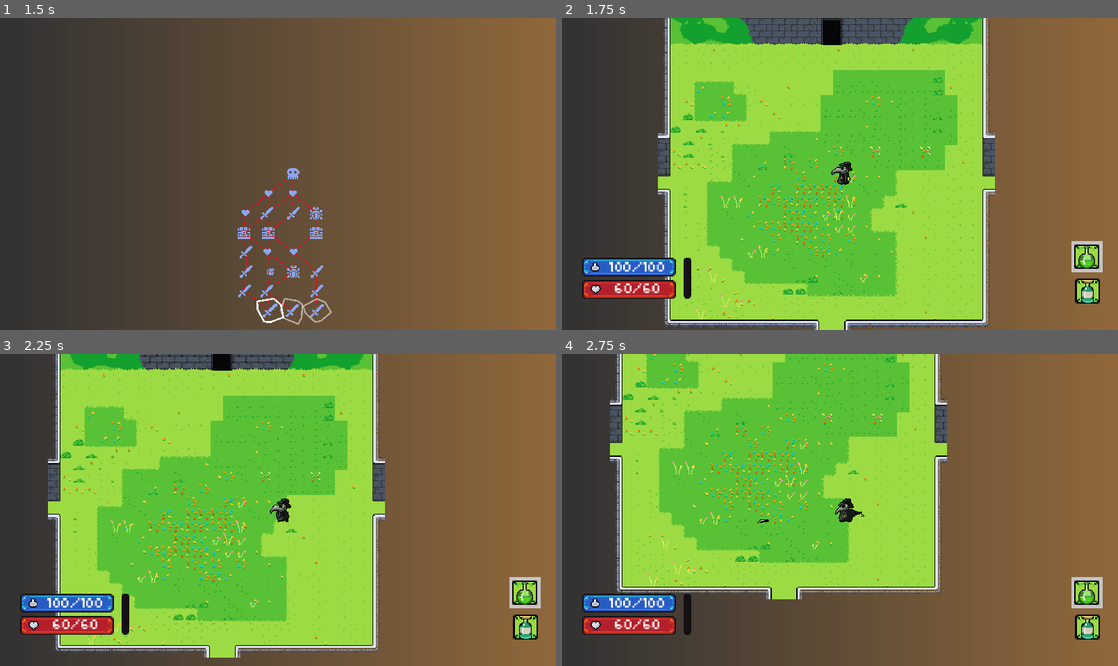
Above: before the commit, frames 1-4 (two rows, left to right).
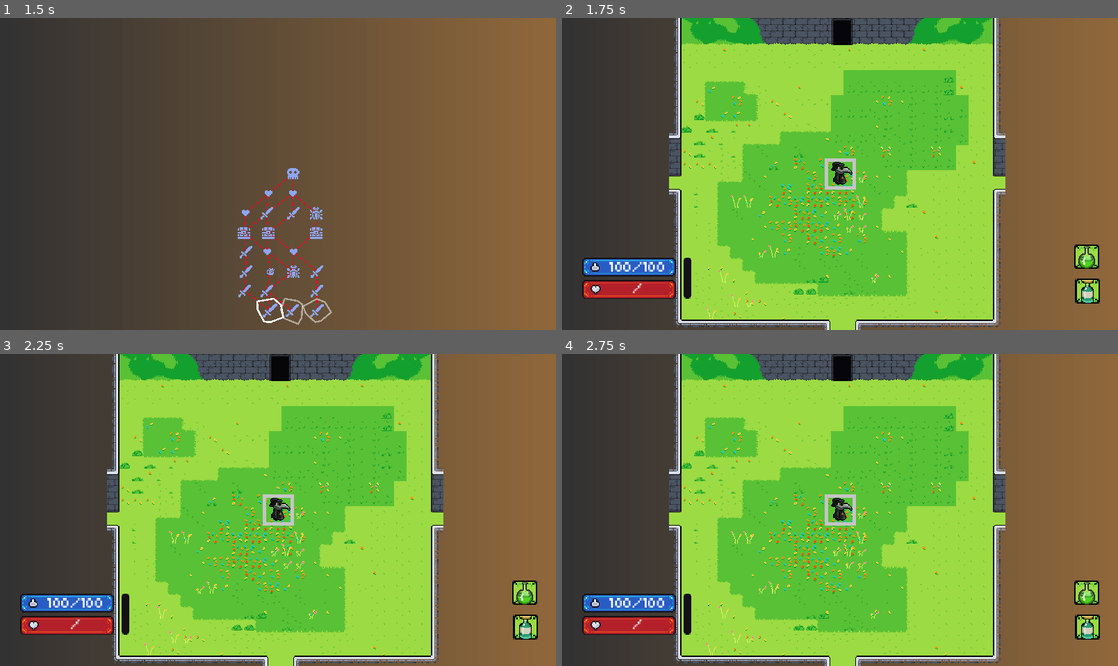
Above: after the commit, the same moments.

Repository: JohnHuber99/Black-Tower
Game: Godot game, scene res://Main_Menu/Main_Menu.tscn
Two runs of this game, one before a commit and one after it. Both use one fixed random seed, a clock stepped at 60 frames per second and the inputs below.
Inputs (mouse positions are in pixels of both pictures, inside the frame that each line leads up to):
- Up to frame 1 (1.5 s): click "Play Game" at 0.5 s; move the mouse to (266, 311) at 1.27 s; press the mouse at (266, 311) at 1.28 s; hold D (right) from 1.28 s (still down)
- Up to frame 2 (1.75 s): keep holding D (right)
- Up to frame 3 (2.25 s): move the mouse to (166, 525) at 2.02 s; release D (right) at 2.03 s; release the mouse at (166, 525) at 2.03 s; hold S (down) from 2.03 s (still down); click (166, 525) at 2.1 s
- Up to frame 4 (2.75 s): keep holding S (down)

Frame 1 is identical in both runs. In frame 2, 15% of the frame differs, in the area x 9-98%, y 0-100%; in frame 3, 45%; in frame 4, 55%, in the area x 8-98%, y 0-100%.
Error after the commit: Invalid access to property or key 'MAX_HEALTH' on a base object of type 'Node2D'. (res://Player/Player_Scripts/player.gd:234)

Commit message:
Break bar

Diff:
--- /dev/null
+++ b/Break_Component/Break Component.tscn
@@ -0,0 +1,6 @@
+[gd_scene load_steps=2 format=3 uid="uid://bkka2jvcu2lis"]
+
+[ext_resource type="Script" path="res://Break_Component/break_component.gd" id="1_uajjp"]
+
+[node name="Break Component" type="Node2D"]
+script = ExtResource("1_uajjp")
--- /dev/null
+++ b/Break_Component/break_component.gd
@@ -0,0 +1,26 @@
+extends Node
+
+class_name BreakComponent
+
+@export var MAX_BREAK_BAR: int = 30
+var current_break_bar: int
+var is_broken: bool = false
+
+signal broken
+
+func _ready():
+	current_break_bar = MAX_BREAK_BAR
+
+func break_taken(amount: int):
+	if is_broken:
+		return
+	current_break_bar = max(0, current_break_bar - amount)
+
+	if current_break_bar <= 0:
+		destroy()
+
+func destroy():
+	if is_broken:
+		return
+	is_broken = true
+	broken.emit()
--- a/PD Basic Attack/knife.gd
+++ b/PD Basic Attack/knife.gd
@@ -19,4 +19,5 @@
 		var collider = collision.get_collider()
 		if (collider is Enemy):
 			collider.health.damage_taken(damage)
+			collider.break_bar.break_taken(damage)
 		queue_free()
--- a/Slime_Enemy/Enemy_Scripts/enemy.gd
+++ b/Slime_Enemy/Enemy_Scripts/enemy.gd
@@ -10,6 +10,7 @@
 @export var damage = 20
 @export var knockback = 400
 @export var wait_time: float = 0.5  # Time (in seconds) to wait after collision
+@export var break_factor: float = 0.5  # Factor by which stats are reduced when broken
 var is_waiting: bool = false  # Flag to track if waiting
 var is_dashing: bool = false
 var is_damaged: bool = false
@@ -20,6 +21,7 @@
 
 @onready var sprite = $AnimatedSprite2D
 @onready var health = $"Health Component"
+@onready var break_bar = $"Break Component"
 @onready var death_explosion = $CPUParticles2D
 var player
 
@@ -133,3 +135,12 @@
 func _on_enemy_deactivated() -> void:
 	enemyActivation = false
 	global_position = get_parent().global_position
+
+
+func _on_break_component_broken() -> void:
+	death_explosion.emitting = true;
+	speed *= break_factor
+	attack_proximity *= break_factor
+	dash_speed *= break_factor
+	damage *= break_factor
+	knockback *= break_factor
--- a/Slime_Enemy/enemy.tscn
+++ b/Slime_Enemy/enemy.tscn
@@ -1,11 +1,12 @@
-[gd_scene load_steps=48 format=3 uid="uid://beu0skyadwt6x"]
-
-[ext_resource type="Script" uid="uid://bwkqflwu8gxce" path="res://Slime_Enemy/Enemy_Scripts/enemy.gd" id="1_23p0l"]
+[gd_scene load_steps=49 format=3 uid="uid://beu0skyadwt6x"]
+
+[ext_resource type="Script" path="res://Slime_Enemy/Enemy_Scripts/enemy.gd" id="1_23p0l"]
 [ext_resource type="Texture2D" uid="uid://1u6knarlmyas" path="res://Slime_Enemy/Enemy_Sprites/Enemy_Slime_Basic_Attack_v2-Sheet.png" id="2_duelt"]
 [ext_resource type="Texture2D" uid="uid://d31hcycry1q20" path="res://Slime_Enemy/Enemy_Sprites/Enemy_Slime_Death_v3-Sheet.png" id="3_i3q4c"]
 [ext_resource type="Texture2D" uid="uid://305ocla3pksv" path="res://Slime_Enemy/Enemy_Sprites/Enemy_Sprite-Sheet.png" id="4_cbnif"]
 [ext_resource type="Texture2D" uid="uid://dvbuxicu3vb5t" path="res://Slime_Enemy/Enemy_Sprites/Enemy_Slime_Hurt-Sheetv4.png" id="5_dmowf"]
 [ext_resource type="PackedScene" uid="uid://bwicqk1gug5b" path="res://Health_Component/Health Component.tscn" id="6_mrtqe"]
+[ext_resource type="PackedScene" uid="uid://bkka2jvcu2lis" path="res://Break_Component/Break Component.tscn" id="7_urkfh"]
 
 [sub_resource type="CircleShape2D" id="CircleShape2D_0830c"]
 radius = 11.0
@@ -337,5 +338,8 @@
 scale_amount_max = 4.0
 scale_amount_curve = SubResource("Curve_01rfr")
 
+[node name="Break Component" parent="." instance=ExtResource("7_urkfh")]
+
 [connection signal="destroyed" from="Health Component" to="." method="_on_health_component_destroyed"]
 [connection signal="health_change" from="Health Component" to="." method="_on_health_component_health_change"]
+[connection signal="broken" from="Break Component" to="." method="_on_break_component_broken"]
Not shown, added: Break_Component/health_component.gd.uid
Not shown: 2 places in Player/player.tscn that only renumber resources
